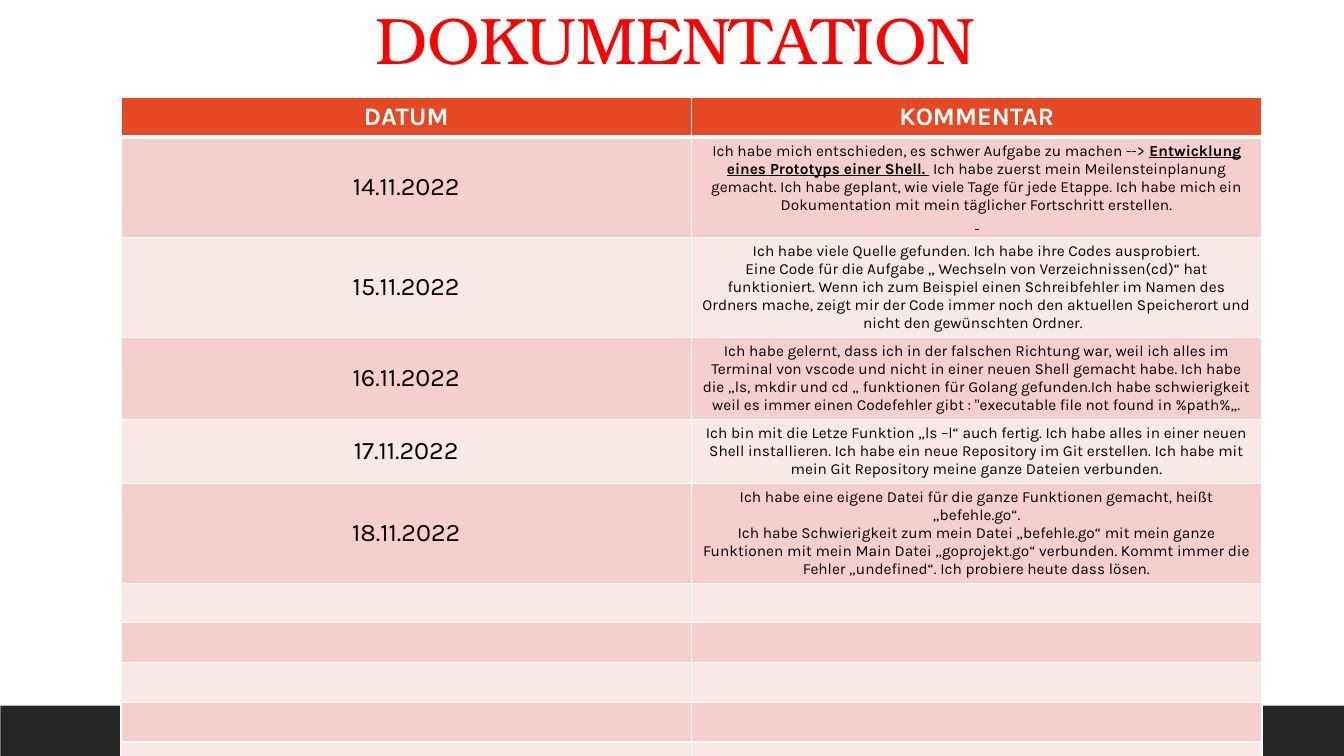
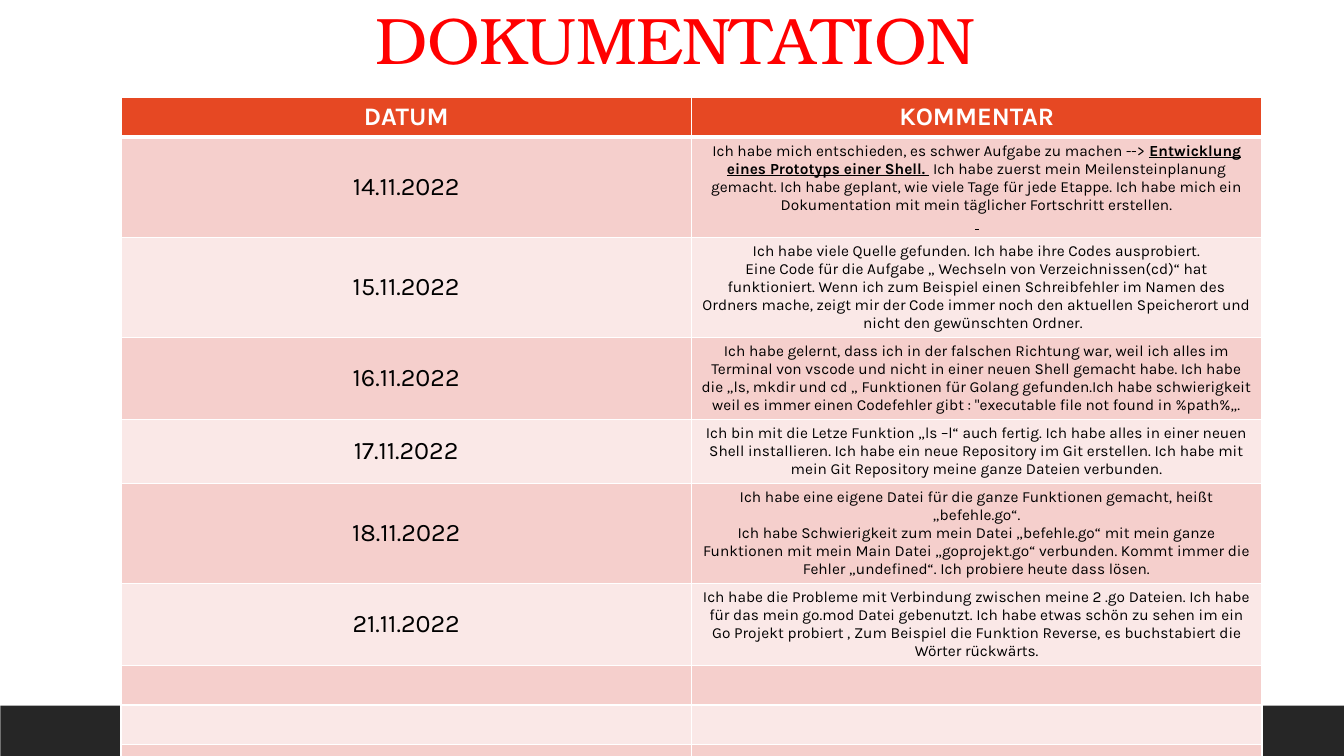
Before and after one commit to serdar52-93/GoShell, a slide deck: slide 4 of Meilensteinplanung.pptx. Drawn at 1344x756 pixels with LibreOffice and Linux fonts; fonts in the diff are those of the drawing. Boxes give left, top, right and bottom in pixels: in the first picture for what was removed or moved away, otherwise in the second. Text is boxed around its words. In the diff, an @@ line names an element or a change of style, - is before the commit and + after.

```diff
--- a/Meilensteinplanung.pptx
+++ b/Meilensteinplanung.pptx
@@ table at box(121, 98, 1262, 756) @@
@@ row 4, column 2: "Ich habe gelernt, dass ich in der falschen Richtung war, weil ich alles im Terminal von vscode und nicht in einer neuen Shell gemacht habe. Ich habe die „ls, mkdir und cd „ funktionen für Golang gefunden.Ich habe schwierigkeit weil es immer einen Codefehler gibt : "executable file not found in %path%„." to "Ich habe gelernt, dass ich in der falschen Richtung war, weil ich alles im Terminal von vscode und nicht in einer neuen Shell gemacht habe. Ich habe die „ls, mkdir und cd „ Funktionen für Golang gefunden.Ich habe schwierigkeit weil es immer einen Codefehler gibt : "executable file not found in %path%„." @@
+row 7: 21.11.2022 | Ich habe die Probleme mit Verbindung zwischen meine 2 .go Dateien. Ich habe für das mein go.mod Datei gebenutzt. Ich habe etwas schön zu sehen im ein Go Projekt probiert , Zum Beispiel die Funktion Reverse, es buchstabiert die Wörter rückwärts.
-row 11:  | 
```
Also in this commit, not shown: 1 slide removed, 2 other files.
